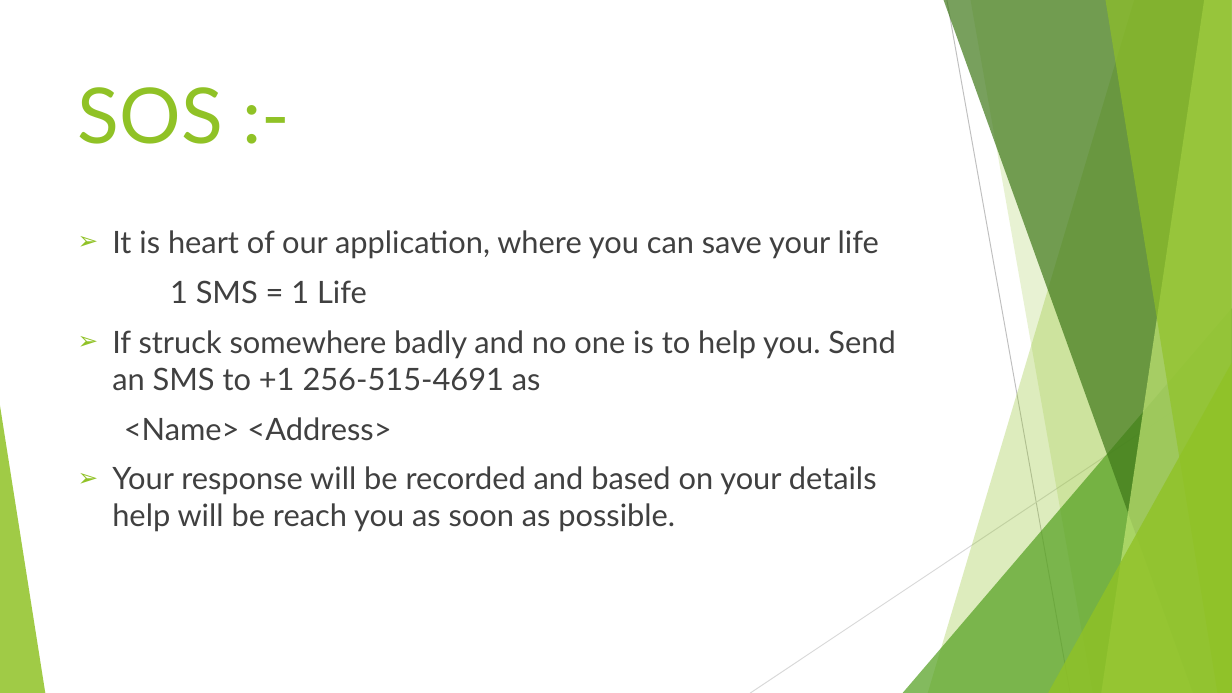
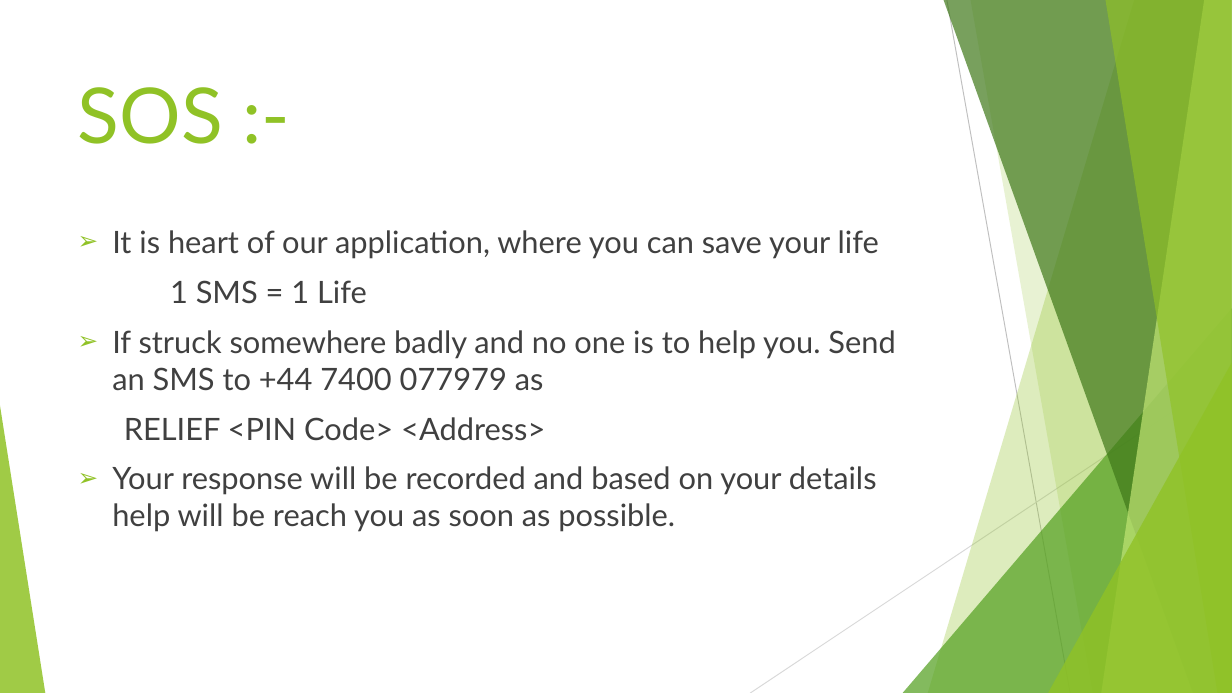
Before and after one commit to manthan29jamdagni/EmergencySOS, a slide deck: slide 12 of PROJECT ABSTRACT & PRESENTATION/Emergency Locator.pptx (slide 11 before the commit). Drawn at 1232x693 pixels with LibreOffice and Linux fonts; fonts in the diff are those of the drawing. Boxes give left, top, right and bottom in pixels: in the first picture for what was removed or moved away, otherwise in the second. Text is boxed around its words. In the diff, an @@ line names an element or a change of style, - is before the commit and + after.

```diff
--- a/PROJECT ABSTRACT & PRESENTATION/Emergency Locator.pptx
+++ b/PROJECT ABSTRACT & PRESENTATION/Emergency Locator.pptx
@@ text at bbox=[112, 330, 895, 441]: text changed @@
-➢ If struck somewhere badly and no one is to help you. Send an SMS to +1 256-515-4691 as
-<Name> <Address>
+➢ If struck somewhere badly and no one is to help you. Send an SMS to +44 7400 077979 as
+RELIEF <PIN Code> <Address>
```
Also in this commit, not shown: 2 other slides changed, 1 slide added, 1 other file.
